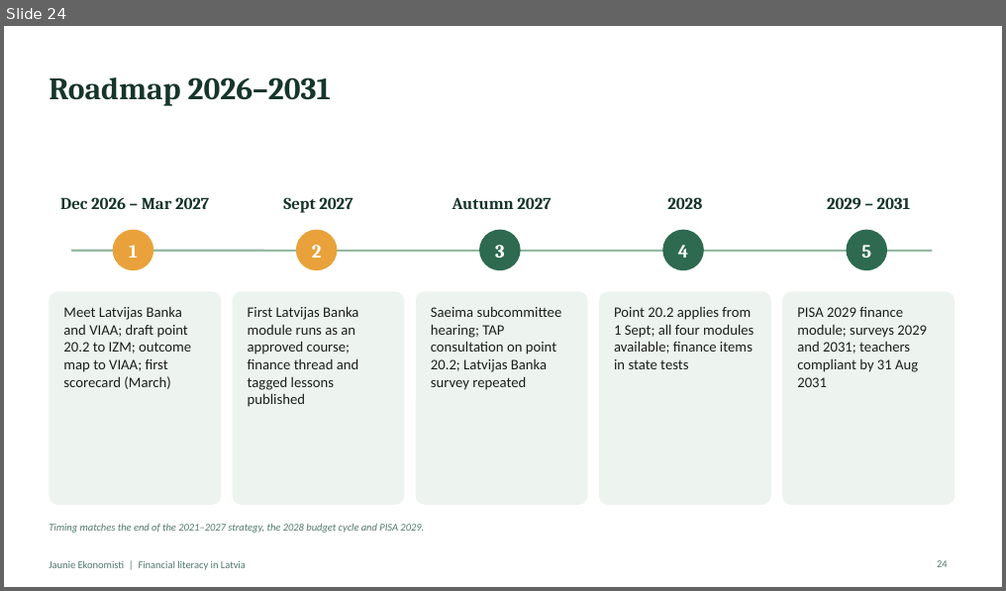
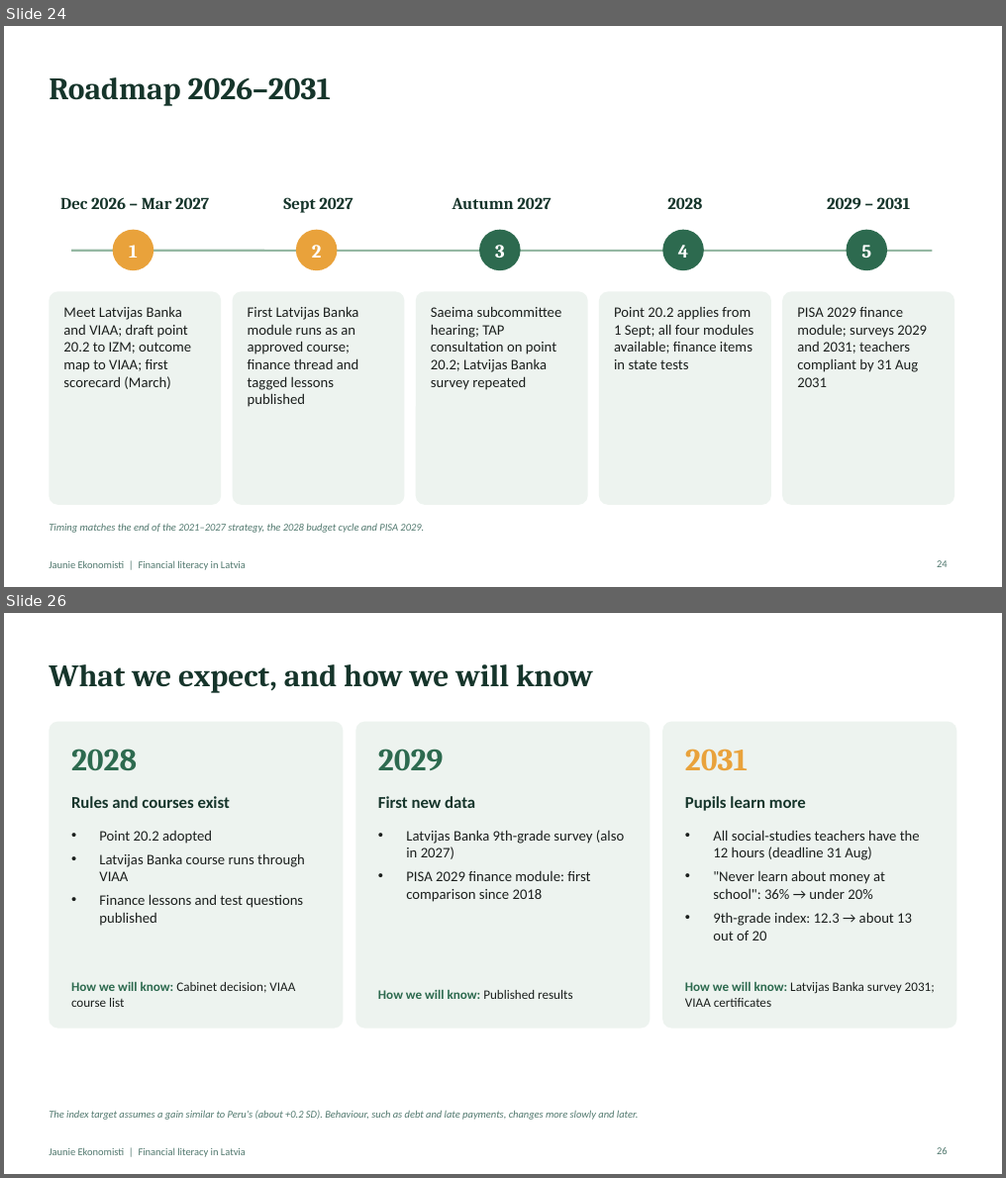
Before and after one commit to ArtisLV890/Elective-Impact-Making-for-the-Competitiveness-and-Data-Driven-Decisions-2026-2027, a slide deck: financial-literacy/presentation/Financial literacy in Latvia - presentation.pptx. Shown one above the other, each under a label of ours: slide 24 before the commit, slides 24 and 26 after it; the slides between them are not shown. The pictures are 1006x591 and 1006x1178 pixels, drawn with LibreOffice and Linux fonts; fonts in the diff are those of the drawing. Boxes give left, top, right and bottom in pixels: in the first picture for what was removed or moved away, otherwise in the second. Text is boxed around its words. In the diff, an @@ line names an element or a change of style, - is before the commit and + after.

```diff
--- a/financial-literacy/presentation/Financial literacy in Latvia - presentation.pptx
+++ b/financial-literacy/presentation/Financial literacy in Latvia - presentation.pptx
@@ slide 26 added at <box>4,613,1002,1174</box>, background #FFFFFF; not listed: 1 template element that a slide beside it also shows @@
@@ title added at <box>49,664,593,693</box>, 30 pt, text #16352B, bold @@
+What we expect, and how we will know
@@ rounded rectangle added at <box>49,722,344,1029</box>, fill #EDF3EF @@
@@ rounded rectangle added at <box>355,722,650,1029</box>, fill #EDF3EF @@
@@ rounded rectangle added at <box>662,722,957,1029</box>, fill #EDF3EF @@
@@ text added at <box>71,749,137,770</box>, 30 pt, text #2D6A4F, bold @@
+2028
@@ text added at <box>378,749,443,770</box>, 30 pt, text #2D6A4F, bold @@
+2029
@@ text added at <box>685,749,747,771</box>, 30 pt, text #E9A23B, bold @@
+2031
@@ text added at <box>71,796,230,808</box>, 16 pt, text #16352B, bold @@
+Rules and courses exist
@@ text added at <box>378,796,475,808</box>, 16 pt, text #16352B, bold @@
+First new data
@@ text added at <box>685,796,806,811</box>, 16 pt, text #16352B, bold @@
+Pupils learn more
@@ text added at <box>99,830,305,926</box>, 14 pt, text #1B1F1D @@
+• Point 20.2 adopted
+• Latvijas Banka course runs through VIAA
+• Finance lessons and test questions published
@@ text added at <box>406,830,624,902</box>, 14 pt, text #1B1F1D @@
+• Latvijas Banka 9th-grade survey (also in 2027)
+• PISA 2029 finance module: first comparison since 2018
@@ text added at <box>713,830,920,941</box>, 14 pt, text #1B1F1D @@
+• All social-studies teachers have the 12 hours (deadline 31 Aug)
+• "Never learn about money at school": 36% → under 20%
+• 9th-grade index: 12.3 → about 13 out of 20
@@ text added at <box>71,981,295,1007</box>, 12.5 pt, text #1B1F1D @@
+How we will know: Cabinet decision; VIAA course list
@@ text added at <box>378,989,572,999</box>, 12.5 pt, text #1B1F1D @@
+How we will know: Published results
@@ text added at <box>685,981,935,1007</box>, 12.5 pt, text #1B1F1D @@
+How we will know: Latvijas Banka survey 2031; VIAA certificates
@@ text added at <box>49,1110,639,1120</box>, 10 pt, text #52796F, italic @@
+The index target assumes a gain similar to Peru's (about +0.2 SD). Behaviour, such as debt and late payments, changes more slowly and later.
@@ page number added at <box>937,1148,947,1155</box>, 10 pt, text #52796F @@
+26
```
Also in this commit, not shown: 1 slide changed, 1 other slide added, 2 slides removed, 5 other files.
